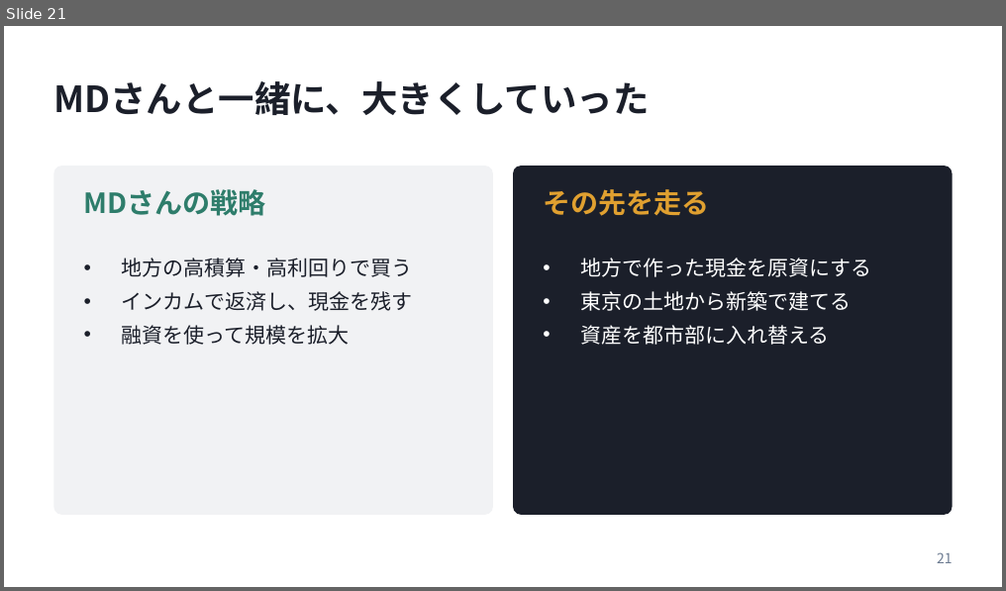
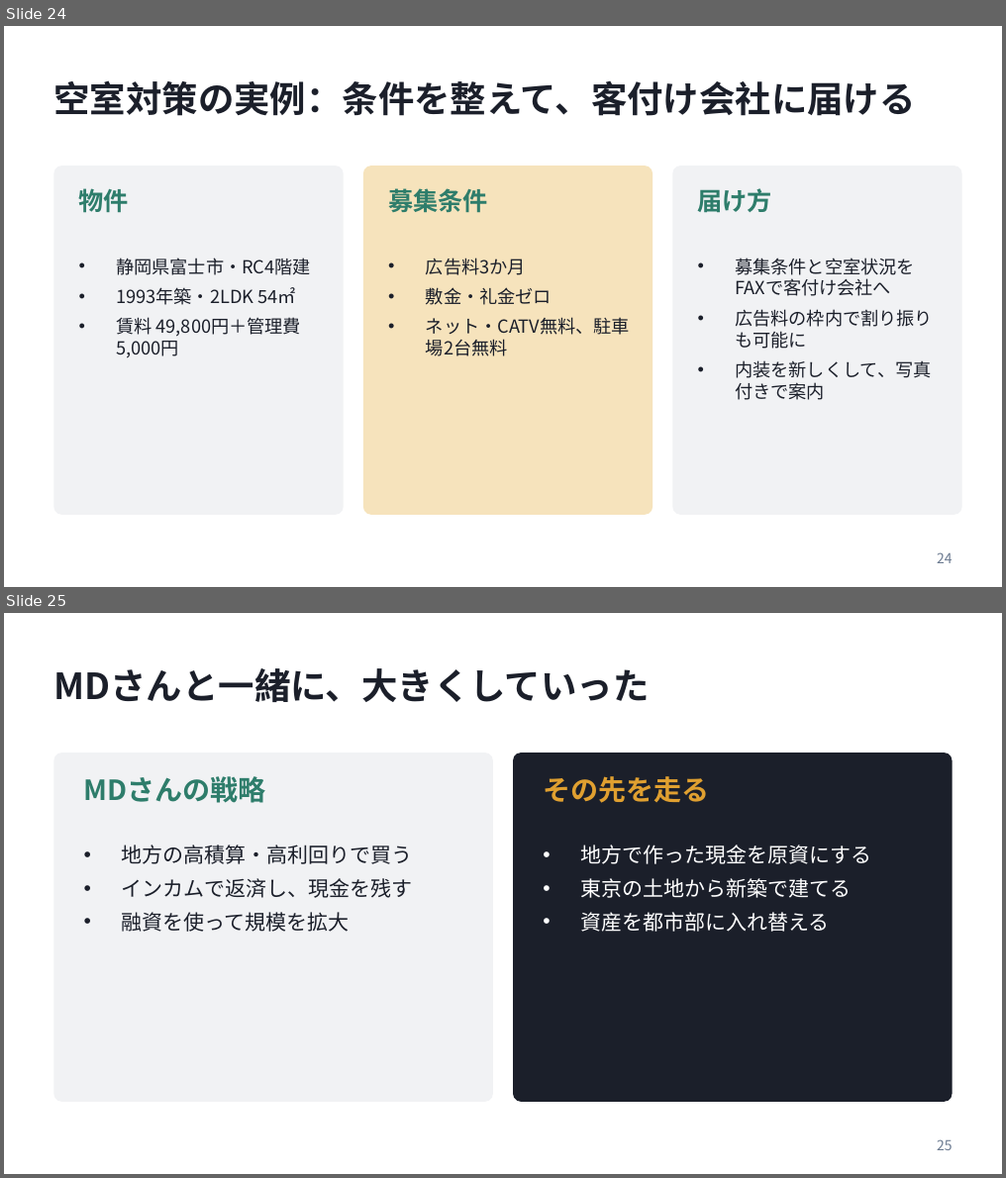
Before and after one commit to daisuke2009/avatars1, a slide deck: presentations/20261023_弱者の戦略_発表資料.pptx. Shown one above the other, each under a label of ours: slide 21 before the commit, slides 24 and 25 after it. The pictures are 1006x591 and 1006x1178 pixels, drawn with LibreOffice and Linux fonts; fonts in the diff are those of the drawing. Boxes give left, top, right and bottom in pixels: in the first picture for what was removed or moved away, otherwise in the second. Text is boxed around its words. In the diff, an @@ line names an element or a change of style, - is before the commit and + after.

```diff
--- a/presentations/20261023_弱者の戦略_発表資料.pptx
+++ b/presentations/20261023_弱者の戦略_発表資料.pptx
@@ slide 24 added at (x1=4, y1=26, x2=1002, y2=587), background #FFFFFF @@
@@ title added at (x1=54, y1=80, x2=915, y2=116), 26 pt, text #1B1F2A, bold @@
+空室対策の実例：条件を整えて、客付け会社に届ける
@@ rounded rectangle added at (x1=54, y1=166, x2=344, y2=515), fill #F1F2F4 @@
@@ rounded rectangle added at (x1=363, y1=166, x2=652, y2=515), fill #F6E3BC @@
@@ rounded rectangle added at (x1=672, y1=166, x2=962, y2=515), fill #F1F2F4 @@
@@ text added at (x1=79, y1=188, x2=129, y2=213), 18 pt, text #2E7D6B, bold @@
+物件
@@ text added at (x1=388, y1=188, x2=488, y2=213), 18 pt, text #2E7D6B, bold @@
+募集条件
@@ text added at (x1=698, y1=188, x2=773, y2=213), 18 pt, text #2E7D6B, bold @@
+届け方
@@ text added at (x1=116, y1=258, x2=311, y2=359), 13 pt, text #1B1F2A @@
+• 静岡県富士市・RC4階建
+• 1993年築・2LDK 54㎡
+• 賃料 49,800円＋管理費5,000円
@@ text added at (x1=426, y1=258, x2=630, y2=357), 13 pt, text #1B1F2A @@
+• 広告料3か月
+• 敷金・礼金ゼロ
+• ネット・CATV無料、駐車場2台無料
@@ text added at (x1=735, y1=258, x2=933, y2=400), 13 pt, text #1B1F2A @@
+• 募集条件と空室状況をFAXで客付け会社へ
+• 広告料の枠内で割り振りも可能に
+• 内装を新しくして、写真付きで案内
@@ page number added at (x1=937, y1=553, x2=952, y2=564), 10 pt, text #6B7A90 @@
+24
@@ what was slide 21 is now slide 25 @@
@@ page number at (x1=937, y1=1140, x2=952, y2=1151): text changed @@
-21
+25
```
Also in this commit, not shown: 1 slide changed, 4 other slides added, 1 slide removed.
